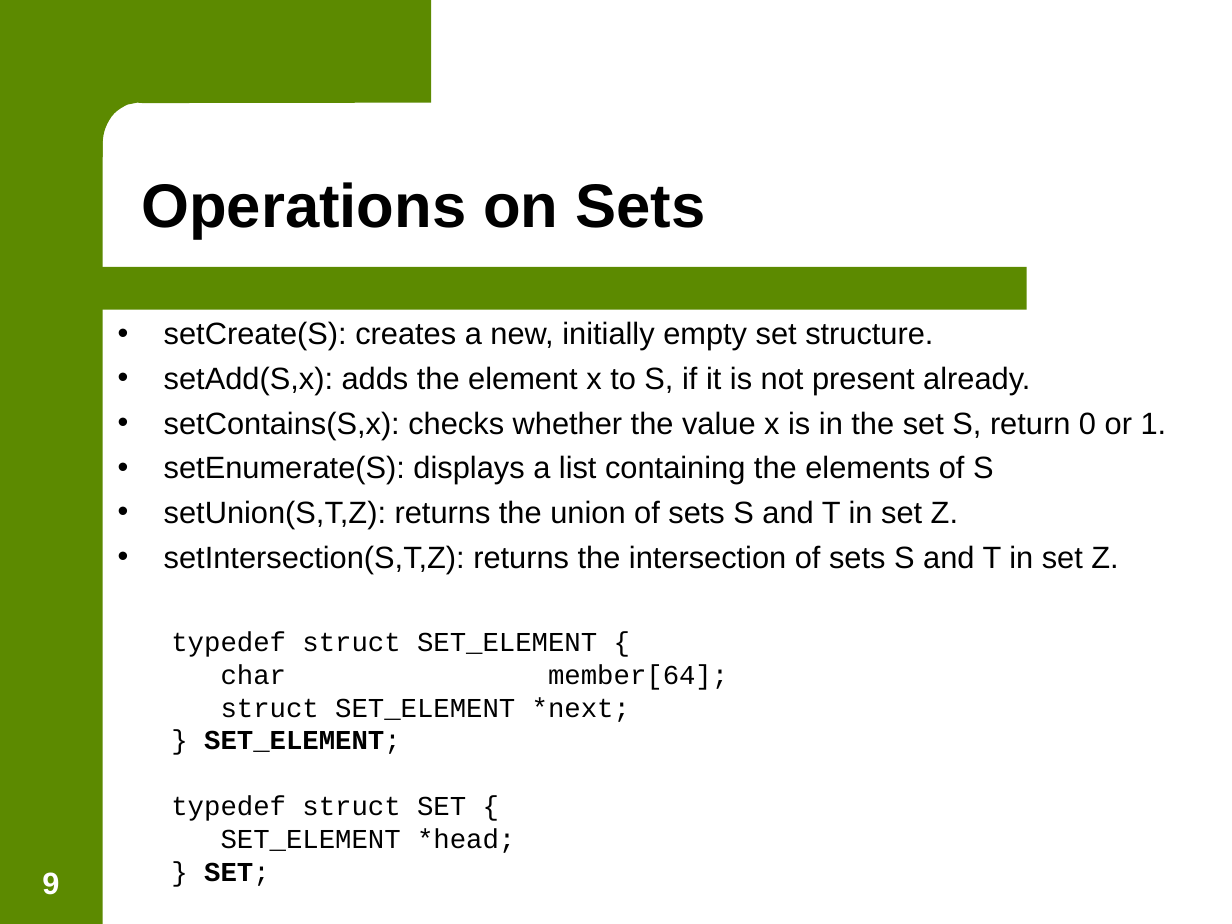
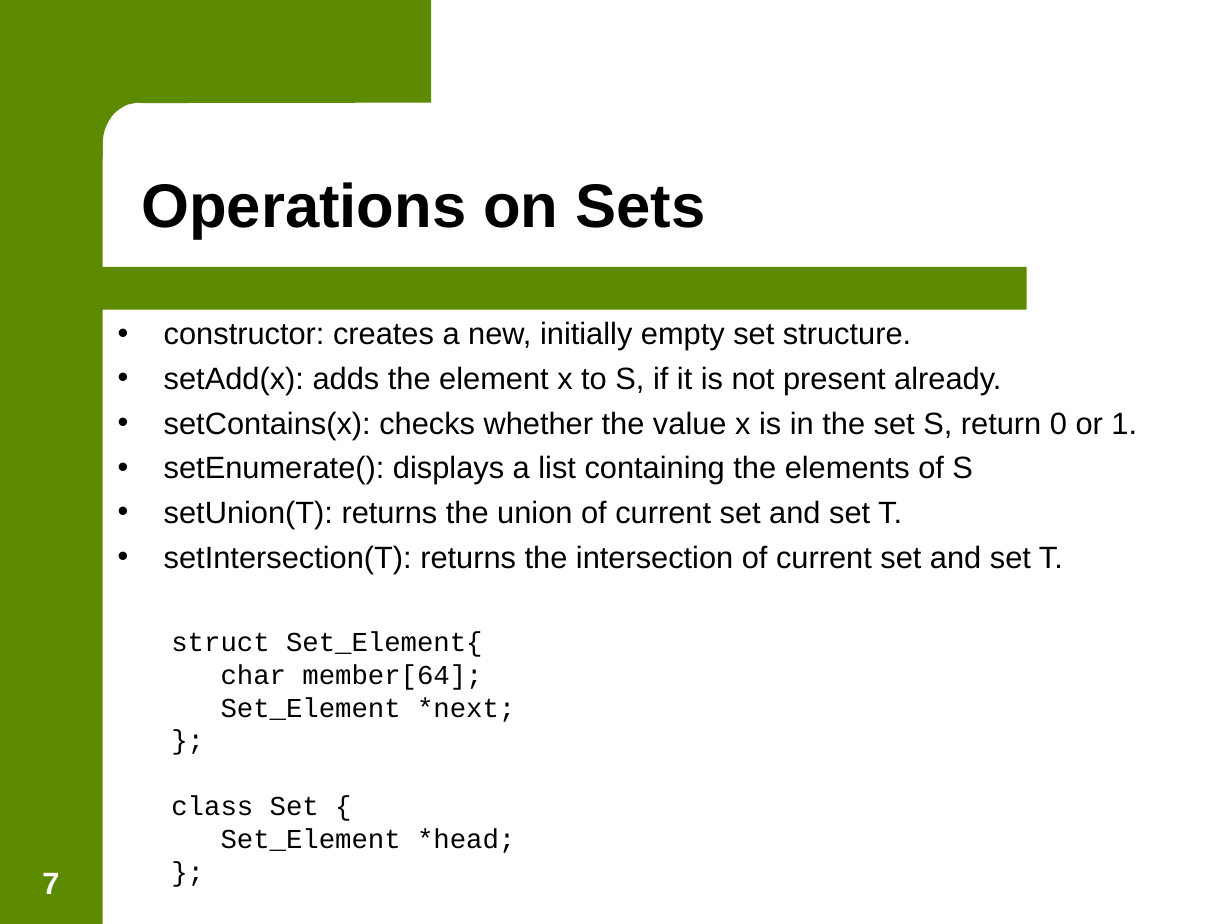
Before and after one commit to jasongraalum/NB_2018, a slide deck: slide 7 of Summer/Material/Lecture_Slides/Lecture 11 - Trees.ppt (slide 9 before the commit). Drawn at 1232x924 pixels with LibreOffice and Linux fonts; fonts in the diff are those of the drawing; background and template pictures are left out. Boxes give left, top, right and bottom in pixels: in the first picture for what was removed or moved away, otherwise in the second. Text is boxed around its words. In the diff, an @@ line names an element or a change of style, - is before the commit and + after.

Commit message:
Added new Linked List Practice Part II doc and code for Part

```diff
--- a/Summer/Material/Lecture_Slides/Lecture 11 - Trees.ppt
+++ b/Summer/Material/Lecture_Slides/Lecture 11 - Trees.ppt
@@ text at <box>164,321,1137,657</box>: text changed @@
-• setCreate(S): creates a new, initially empty set structure.
-• setAdd(S,x): adds the element x to S, if it is not present already.
-• setContains(S,x): checks whether the value x is in the set S, return 0 or 1.
-• setEnumerate(S): displays a list containing the elements of S
-• setUnion(S,T,Z): returns the union of sets S and T in set Z.
-• setIntersection(S,T,Z): returns the intersection of sets S and T in set Z.
-  typedef struct SET_ELEMENT {
+• constructor: creates a new, initially empty set structure.
+• setAdd(x): adds the element x to S, if it is not present already.
+• setContains(x): checks whether the value x is in the set S, return 0 or 1.
+• setEnumerate(): displays a list containing the elements of S
+• setUnion(T): returns the union of current set and set T.
+• setIntersection(T): returns the intersection of current set and set T.
+  struct Set_Element{
@@ text at <box>171,697,515,853</box>: text changed @@
-  struct SET_ELEMENT *next;
-  } SET_ELEMENT;
-  typedef struct SET {
-  SET_ELEMENT *head;
-  } SET;
+  Set_Element *next;
+  };
+  class Set {
+  Set_Element *head;
+  };
@@ page number at <box>42,872,59,894</box>: text changed @@
-9
+7
```
Also in this commit, not shown: 9 other slides changed, 2 slides removed, 11 other files.
